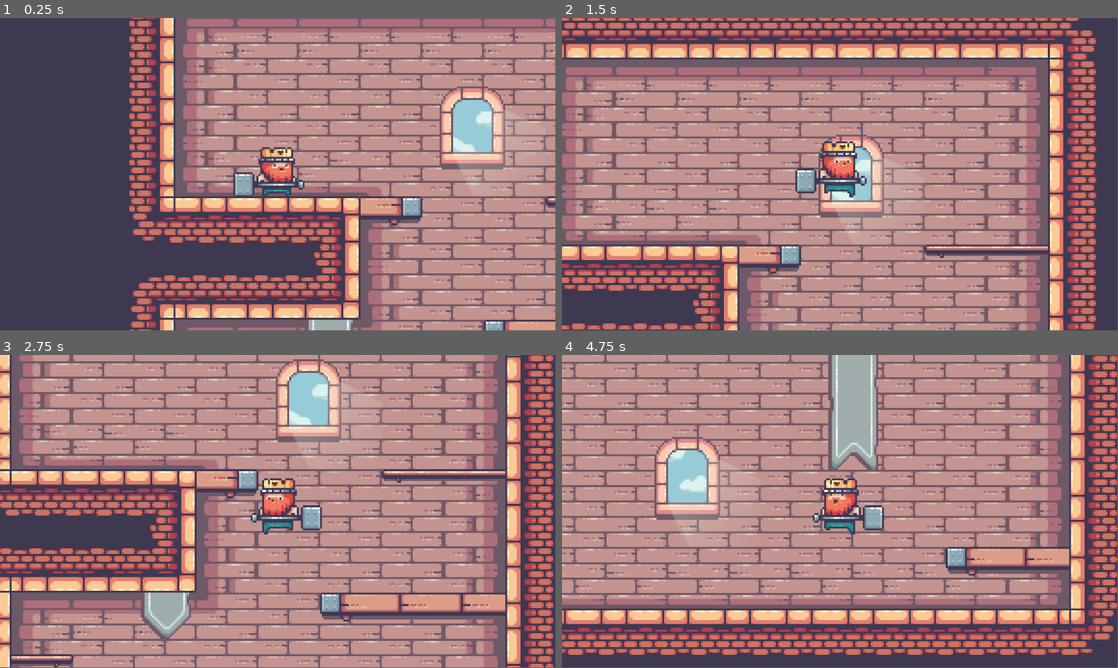
Above: before the commit, frames 1-4 (two rows, left to right).
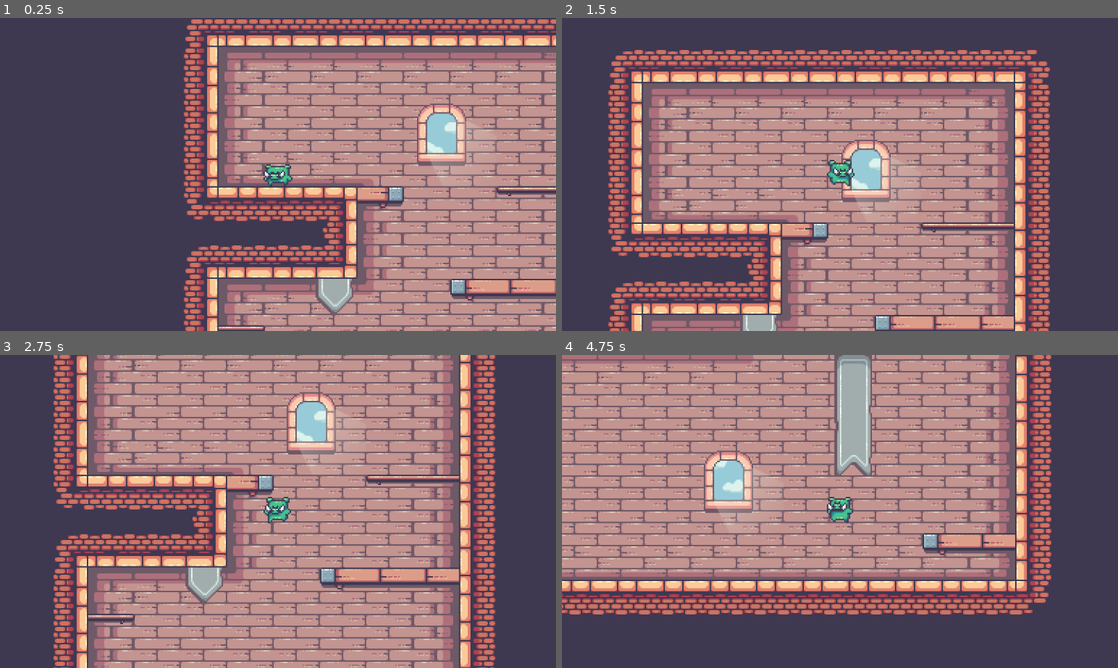
Above: after the commit, the same moments.

Repository: konkord16/KingsAndPigs
Game: Godot game, scene res://main.tscn
Same seed, same stepped clock (60 frames per second), same inputs: the game is played once before the commit and once after it.
Inputs (mouse positions are in pixels of both pictures, inside the frame that each line leads up to):
- Up to frame 1 (0.25 s): no input
- Up to frame 2 (1.5 s): move the mouse to (962, 158) at 0.52 s; hold Space (jump) 0.53-1.28 s; hold D (right) from 0.53 s (still down); click (962, 158) at 0.6 s; move the mouse to (728, 190) at 1.27 s; tap Space (jump) at 1.35 s
- Up to frame 3 (2.75 s): tap Space (jump) at 1.52, 1.82 s; click (166, 527) at 1.55 s; move the mouse to (333, 442) at 2.02 s; release D (right) at 2.03 s; hold A (left) from 2.03 s (still down); hold Space (jump) from 2.03 s (still down); click (333, 442) at 2.1 s
- Up to frame 4 (4.75 s): move the mouse to (812, 574) at 2.77 s; release A (left) at 2.78 s; release Space (jump) at 2.78 s; hold D (right) 2.78-4.28 s; click (812, 574) at 2.85 s; tap Space (jump) at 3.02, 3.32, 4.52 s; move the mouse to (1006, 558) at 3.52 s; hold Space (jump) 3.53-4.28 s; move the mouse to (673, 464) at 4.27 s; hold A (left) from 4.28 s (still down); click (673, 464) at 4.35 s
In our replay, the window is 799x449 before the commit and 800x450 after it. These sizes can differ from the game's own. Grey fills any space a smaller window leaves; there, only what the larger window draws over its background counts as a difference.

The runs differ from the first frame. In frame 1, 52% of the frame differs, in the area x 0-100%, y 0-100%; in frame 2, 67%, in the area x 0-97%, y 0-100%; in frame 3, 66%; in frame 4, 60%.

Commit message:
made a base entity script
attacking doesn't work

Diff:
--- a/CharacterBody2D.gd
+++ /dev/null
@@ -1,46 +0,0 @@
-extends CharacterBody2D
-
-const SPEED = 100.0
-const JUMP_VELOCITY = -300.0
-const GRAVITY = 20
-var grounded : bool = true
-@onready var animation_player = $AnimationPlayer
-@onready var animated_sprite = $Pivot/AnimatedSprite2D
-
-func _physics_process(_delta):
-	# Add the gravity.
-	if not is_on_floor():
-		velocity.y += GRAVITY
-
-	# Handle jump.
-	if Input.is_action_pressed("jump") and is_on_floor():
-		velocity.y = JUMP_VELOCITY
-
-	# Handle moving left/right
-	var direction = Input.get_axis("left", "right")
-	if direction:
-		velocity.x = direction * SPEED
-	else:
-		velocity.x = move_toward(velocity.x, 0, SPEED)
-
-	# Handle animations
-	if direction == 0:
-		animated_sprite.play("idle")
-	else:
-		animated_sprite.play("run")
-
-	if direction > 0:
-		$Pivot.scale.x = 1
-	elif direction < 0:
-		$Pivot.scale.x = -1
-
-	if velocity.y > 0:
-		animated_sprite.play("fall")
-	elif velocity.y < 0:
-		animated_sprite.play("jump")
-
-	if is_on_floor() and not grounded:
-		animated_sprite.play("ground")
-	grounded = is_on_floor()
-
-	move_and_slide()
--- /dev/null
+++ b/Characters/pig.gd
@@ -0,0 +1,26 @@
+extends BaseEntity
+
+const SPEED = 100.0
+const JUMP_VELOCITY = -300.0
+
+func _physics_process(_delta):
+
+	# Handle jump.
+	if Input.is_action_pressed("jump") and is_on_floor():
+		velocity.y = JUMP_VELOCITY
+
+	# Handle moving left/right
+	var direction = Input.get_axis("left", "right")
+	if direction:
+		velocity.x = direction * SPEED
+	else:
+		velocity.x = move_toward(velocity.x, 0, SPEED)
+
+	if Input.is_action_just_pressed("attack"):
+		print("pressed attack")
+		attack()
+
+
+	gravity()
+	animate()
+	move_and_slide()
--- /dev/null
+++ b/Characters/pig.tscn
@@ -0,0 +1,181 @@
+[gd_scene load_steps=14 format=3 uid="uid://cun3g41hjlqs7"]
+
+[ext_resource type="Texture2D" uid="uid://b20ikg73yopid" path="res://Sprites/03-Pig.png" id="1_1uq6v"]
+[ext_resource type="Script" path="res://Characters/pig.gd" id="1_68pb0"]
+
+[sub_resource type="RectangleShape2D" id="RectangleShape2D_2b53f"]
+size = Vector2(16, 14)
+
+[sub_resource type="Animation" id="Animation_8a6py"]
+resource_name = "idle"
+length = 1.1
+tracks/0/type = "value"
+tracks/0/imported = false
+tracks/0/enabled = true
+tracks/0/path = NodePath("Sprite2D:frame")
+tracks/0/interp = 1
+tracks/0/loop_wrap = true
+tracks/0/keys = {
+"times": PackedFloat32Array(0.005, 0.1, 0.2, 0.3, 0.4, 0.5, 0.6, 0.7, 0.8, 0.9, 1),
+"transitions": PackedFloat32Array(1, 1, 1, 1, 1, 1, 1, 1, 1, 1, 1),
+"update": 1,
+"values": [0, 1, 2, 3, 4, 5, 6, 7, 8, 9, 10]
+}
+
+[sub_resource type="Animation" id="Animation_y8gr4"]
+length = 0.001
+tracks/0/type = "value"
+tracks/0/imported = false
+tracks/0/enabled = true
+tracks/0/path = NodePath("Sprite2D:frame")
+tracks/0/interp = 1
+tracks/0/loop_wrap = true
+tracks/0/keys = {
+"times": PackedFloat32Array(0),
+"transitions": PackedFloat32Array(1),
+"update": 1,
+"values": [0]
+}
+
+[sub_resource type="Animation" id="Animation_e1b3w"]
+resource_name = "run"
+length = 0.6
+tracks/0/type = "value"
+tracks/0/imported = false
+tracks/0/enabled = true
+tracks/0/path = NodePath("Sprite2D:frame")
+tracks/0/interp = 1
+tracks/0/loop_wrap = true
+tracks/0/keys = {
+"times": PackedFloat32Array(0, 0.1, 0.2, 0.3, 0.4, 0.5),
+"transitions": PackedFloat32Array(1, 1, 1, 1, 1, 1),
+"update": 1,
+"values": [11, 12, 13, 14, 15, 16]
+}
+
+[sub_resource type="Animation" id="Animation_o0yp7"]
+resource_name = "jump"
+tracks/0/type = "value"
+tracks/0/imported = false
+tracks/0/enabled = true
+tracks/0/path = NodePath("Sprite2D:frame")
+tracks/0/interp = 1
+tracks/0/loop_wrap = true
+tracks/0/keys = {
+"times": PackedFloat32Array(0),
+"transitions": PackedFloat32Array(1),
+"update": 1,
+"values": [22]
+}
+
+[sub_resource type="Animation" id="Animation_v25ua"]
+resource_name = "fall"
+tracks/0/type = "value"
+tracks/0/imported = false
+tracks/0/enabled = true
+tracks/0/path = NodePath("Sprite2D:frame")
+tracks/0/interp = 1
+tracks/0/loop_wrap = true
+tracks/0/keys = {
+"times": PackedFloat32Array(0),
+"transitions": PackedFloat32Array(1),
+"update": 1,
+"values": [33]
+}
+
+[sub_resource type="Animation" id="Animation_sx7hp"]
+resource_name = "ground"
+tracks/0/type = "value"
+tracks/0/imported = false
+tracks/0/enabled = true
+tracks/0/path = NodePath("Sprite2D:frame")
+tracks/0/interp = 1
+tracks/0/loop_wrap = true
+tracks/0/keys = {
+"times": PackedFloat32Array(0),
+"transitions": PackedFloat32Array(1),
+"update": 1,
+"values": [44]
+}
+
+[sub_resource type="Animation" id="Animation_lattq"]
+resource_name = "attack"
+length = 0.5
+tracks/0/type = "value"
+tracks/0/imported = false
+tracks/0/enabled = true
+tracks/0/path = NodePath("Sprite2D:frame")
+tracks/0/interp = 1
+tracks/0/loop_wrap = true
+tracks/0/keys = {
+"times": PackedFloat32Array(0, 0.1, 0.2, 0.3, 0.4),
+"transitions": PackedFloat32Array(1, 1, 1, 1, 1),
+"update": 1,
+"values": [55, 56, 57, 58, 59]
+}
+
+[sub_resource type="Animation" id="Animation_ghy5t"]
+resource_name = "hit"
+length = 0.2
+tracks/0/type = "value"
+tracks/0/imported = false
+tracks/0/enabled = true
+tracks/0/path = NodePath("Sprite2D:frame")
+tracks/0/interp = 1
+tracks/0/loop_wrap = true
+tracks/0/keys = {
+"times": PackedFloat32Array(0, 0.1),
+"transitions": PackedFloat32Array(1, 1),
+"update": 1,
+"values": [66, 67]
+}
+
+[sub_resource type="Animation" id="Animation_tey3m"]
+resource_name = "dead"
+length = 0.4
+tracks/0/type = "value"
+tracks/0/imported = false
+tracks/0/enabled = true
+tracks/0/path = NodePath("Sprite2D:frame")
+tracks/0/interp = 1
+tracks/0/loop_wrap = true
+tracks/0/keys = {
+"times": PackedFloat32Array(0, 0.1, 0.2, 0.3),
+"transitions": PackedFloat32Array(1, 1, 1, 1),
+"update": 1,
+"values": [77, 78, 79, 80]
+}
+
+[sub_resource type="AnimationLibrary" id="AnimationLibrary_1d38k"]
+_data = {
+"RESET": SubResource("Animation_y8gr4"),
+"attack": SubResource("Animation_lattq"),
+"dead": SubResource("Animation_tey3m"),
+"fall": SubResource("Animation_v25ua"),
+"ground": SubResource("Animation_sx7hp"),
+"hit": SubResource("Animation_ghy5t"),
+"idle": SubResource("Animation_8a6py"),
+"jump": SubResource("Animation_o0yp7"),
+"run": SubResource("Animation_e1b3w")
+}
+
+[node name="Pig" type="CharacterBody2D"]
+script = ExtResource("1_68pb0")
+flipped = true
+
+[node name="CollisionShape2D" type="CollisionShape2D" parent="."]
+position = Vector2(0, 1)
+shape = SubResource("RectangleShape2D_2b53f")
+
+[node name="AnimationPlayer" type="AnimationPlayer" parent="."]
+libraries = {
+"": SubResource("AnimationLibrary_1d38k")
+}
+
+[node name="Sprite2D" type="Sprite2D" parent="."]
+texture = ExtResource("1_1uq6v")
+hframes = 11
+vframes = 8
+
+[node name="Camera2D" type="Camera2D" parent="."]
+zoom = Vector2(3, 3)
--- /dev/null
+++ b/Characters/player.tscn
@@ -0,0 +1,25 @@
+[gd_scene load_steps=4 format=3 uid="uid://ohdiln5ileer"]
+
+[ext_resource type="Script" path="res://Scripts/player.gd" id="1_qfc5t"]
+[ext_resource type="Texture2D" uid="uid://ct5ek15q0e3a4" path="res://Sprites/02-KingHuman.png" id="2_teahl"]
+
+[sub_resource type="RectangleShape2D" id="RectangleShape2D_nawam"]
+size = Vector2(20, 24.5)
+
+[node name="Player" type="CharacterBody2D"]
+script = ExtResource("1_qfc5t")
+
+[node name="Camera2D" type="Camera2D" parent="."]
+zoom = Vector2(4, 4)
+
+[node name="CollisionShape2D" type="CollisionShape2D" parent="."]
+position = Vector2(0, 4)
+shape = SubResource("RectangleShape2D_nawam")
+
+[node name="Sprite2D" type="Sprite2D" parent="."]
+texture = ExtResource("2_teahl")
+hframes = 11
+vframes = 10
+frame = 22
+
+[node name="AnimationPlayer" type="AnimationPlayer" parent="."]
--- /dev/null
+++ b/Scripts/base_entity.gd
@@ -0,0 +1,41 @@
+class_name BaseEntity
+extends CharacterBody2D
+
+@export var flipped : bool # For if the asset is drawn the wrong way
+const GRAVITY = 20
+var grounded : bool = true
+@onready var animation_player : AnimationPlayer = $AnimationPlayer
+@onready var sprite : Sprite2D = $Sprite2D
+
+
+func gravity():
+	if not is_on_floor():
+		velocity.y += GRAVITY
+
+func animate():
+	if velocity.x > 0:
+		sprite.scale.x = -1 if flipped else 1
+	elif velocity.x < 0:
+		sprite.scale.x = -1 if not flipped else 1
+
+	if not velocity:
+		animation_player.play("idle")
+	elif not velocity.y:
+		animation_player.play("run")
+
+	if not is_on_floor():
+		if velocity.y < 0:
+			animation_player.play("jump")
+		elif velocity.y >= 0:
+			animation_player.play("fall")
+
+	if is_on_floor() and not grounded:
+		animation_player.play("ground")
+	grounded = is_on_floor()
+
+func attack():
+	print("trying to attack")
+	animation_player.play("attack")
+	await animation_player.animation_finished
+func take_damage():
+	pass
--- /dev/null
+++ b/Scripts/player.gd
@@ -0,0 +1,22 @@
+extends BaseEntity
+
+const SPEED = 100.0
+const JUMP_VELOCITY = -300.0
+
+func _physics_process(_delta):
+	gravity()
+
+	# Handle jump.
+	if Input.is_action_pressed("jump") and is_on_floor():
+		velocity.y = JUMP_VELOCITY
+
+	# Handle moving left/right
+	var direction = Input.get_axis("left", "right")
+	if direction:
+		velocity.x = direction * SPEED
+	else:
+		velocity.x = move_toward(velocity.x, 0, SPEED)
+
+	# Handle animations
+	animate()
+	move_and_slide()
--- a/character_body_2d.tscn
+++ /dev/null
@@ -1,430 +0,0 @@
-[gd_scene load_steps=63 format=3 uid="uid://ohdiln5ileer"]
-
-[ext_resource type="Script" path="res://CharacterBody2D.gd" id="1_qfc5t"]
-[ext_resource type="Texture2D" uid="uid://cdmkijs3iqdsd" path="res://Sprites/01-King Human/Door In (78x58).png" id="2_osp6s"]
-[ext_resource type="Texture2D" uid="uid://b54seg6u4ic4q" path="res://Sprites/01-King Human/Door Out (78x58).png" id="3_ho22h"]
-[ext_resource type="Texture2D" uid="uid://bcf2nn6sxyg2j" path="res://Sprites/01-King Human/Attack (78x58).png" id="4_r3c6w"]
-[ext_resource type="Texture2D" uid="uid://buo3byqfchc4s" path="res://Sprites/01-King Human/Dead (78x58).png" id="5_rv38d"]
-[ext_resource type="Texture2D" uid="uid://cedki5jjmvokc" path="res://Sprites/01-King Human/Fall (78x58).png" id="6_hkt01"]
-[ext_resource type="Texture2D" uid="uid://ch6yk5dd4hspb" path="res://Sprites/01-King Human/Ground (78x58).png" id="7_vtq78"]
-[ext_resource type="Texture2D" uid="uid://d3v8lam7r3kx6" path="res://Sprites/01-King Human/Hit (78x58).png" id="8_gwfg2"]
-[ext_resource type="Texture2D" uid="uid://bycy17wi07wp3" path="res://Sprites/01-King Human/Idle (78x58).png" id="9_t0yvb"]
-[ext_resource type="Texture2D" uid="uid://bwn4rdoyxfvh6" path="res://Sprites/01-King Human/Jump (78x58).png" id="10_xdo2o"]
-[ext_resource type="Texture2D" uid="uid://ce8bg22skio3o" path="res://Sprites/01-King Human/Run (78x58).png" id="11_vxhy7"]
-
-[sub_resource type="RectangleShape2D" id="RectangleShape2D_nawam"]
-size = Vector2(20, 25)
-
-[sub_resource type="AtlasTexture" id="AtlasTexture_ydxyg"]
-atlas = ExtResource("2_osp6s")
-region = Rect2(0, 0, 78, 58)
-
-[sub_resource type="AtlasTexture" id="AtlasTexture_vcp88"]
-atlas = ExtResource("2_osp6s")
-region = Rect2(78, 0, 78, 58)
-
-[sub_resource type="AtlasTexture" id="AtlasTexture_xv5g6"]
-atlas = ExtResource("2_osp6s")
-region = Rect2(156, 0, 78, 58)
-
-[sub_resource type="AtlasTexture" id="AtlasTexture_mo1w2"]
-atlas = ExtResource("2_osp6s")
-region = Rect2(234, 0, 78, 58)
-
-[sub_resource type="AtlasTexture" id="AtlasTexture_wnwew"]
-atlas = ExtResource("2_osp6s")
-region = Rect2(312, 0, 78, 58)
-
-[sub_resource type="AtlasTexture" id="AtlasTexture_g16mm"]
-atlas = ExtResource("2_osp6s")
-region = Rect2(390, 0, 78, 58)
-
-[sub_resource type="AtlasTexture" id="AtlasTexture_8mo8g"]
-atlas = ExtResource("2_osp6s")
-region = Rect2(468, 0, 78, 58)
-
-[sub_resource type="AtlasTexture" id="AtlasTexture_iiygv"]
-atlas = ExtResource("2_osp6s")
-region = Rect2(546, 0, 78, 58)
-
-[sub_resource type="AtlasTexture" id="AtlasTexture_vf3o3"]
-atlas = ExtResource("3_ho22h")
-region = Rect2(0, 0, 78, 58)
-
-[sub_resource type="AtlasTexture" id="AtlasTexture_vsy1x"]
-atlas = ExtResource("3_ho22h")
-region = Rect2(78, 0, 78, 58)
-
-[sub_resource type="AtlasTexture" id="AtlasTexture_i5ub1"]
-atlas = ExtResource("3_ho22h")
-region = Rect2(156, 0, 78, 58)
-
-[sub_resource type="AtlasTexture" id="AtlasTexture_17paj"]
-atlas = ExtResource("3_ho22h")
-region = Rect2(234, 0, 78, 58)
-
-[sub_resource type="AtlasTexture" id="AtlasTexture_y87u3"]
-atlas = ExtResource("3_ho22h")
-region = Rect2(312, 0, 78, 58)
-
-[sub_resource type="AtlasTexture" id="AtlasTexture_qwonj"]
-atlas = ExtResource("3_ho22h")
-region = Rect2(390, 0, 78, 58)
-
-[sub_resource type="AtlasTexture" id="AtlasTexture_aer1u"]
-atlas = ExtResource("3_ho22h")
-region = Rect2(468, 0, 78, 58)
-
-[sub_resource type="AtlasTexture" id="AtlasTexture_2b7ox"]
-atlas = ExtResource("3_ho22h")
-region = Rect2(546, 0, 78, 58)
-
-[sub_resource type="AtlasTexture" id="AtlasTexture_3pqox"]
-atlas = ExtResource("4_r3c6w")
-region = Rect2(0, 0, 78, 58)
-
-[sub_resource type="AtlasTexture" id="AtlasTexture_no7lv"]
-atlas = ExtResource("4_r3c6w")
-region = Rect2(78, 0, 78, 58)
-
-[sub_resource type="AtlasTexture" id="AtlasTexture_5o4ga"]
-atlas = ExtResource("4_r3c6w")
-region = Rect2(156, 0, 78, 58)
-
-[sub_resource type="AtlasTexture" id="AtlasTexture_wil8e"]
-atlas = ExtResource("5_rv38d")
-region = Rect2(0, 0, 78, 58)
-
-[sub_resource type="AtlasTexture" id="AtlasTexture_3s4a3"]
-atlas = ExtResource("5_rv38d")
-region = Rect2(78, 0, 78, 58)
-
-[sub_resource type="AtlasTexture" id="AtlasTexture_tsrho"]
-atlas = ExtResource("5_rv38d")
-region = Rect2(156, 0, 78, 58)
-
-[sub_resource type="AtlasTexture" id="AtlasTexture_m218p"]
-atlas = ExtResource("5_rv38d")
-region = Rect2(234, 0, 78, 58)
-
-[sub_resource type="AtlasTexture" id="AtlasTexture_utwgq"]
-atlas = ExtResource("6_hkt01")
-region = Rect2(0, 0, 78, 58)
-
-[sub_resource type="AtlasTexture" id="AtlasTexture_6fo7e"]
-atlas = ExtResource("7_vtq78")
-region = Rect2(0, 0, 78, 58)
-
-[sub_resource type="AtlasTexture" id="AtlasTexture_u4b60"]
-atlas = ExtResource("8_gwfg2")
-region = Rect2(0, 0, 78, 58)
-
-[sub_resource type="AtlasTexture" id="AtlasTexture_cafwr"]
-atlas = ExtResource("8_gwfg2")
-region = Rect2(78, 0, 78, 58)
-
-[sub_resource type="AtlasTexture" id="AtlasTexture_2grbp"]
-atlas = ExtResource("9_t0yvb")
-region = Rect2(0, 0, 78, 58)
-
-[sub_resource type="AtlasTexture" id="AtlasTexture_uwlxn"]
-atlas = ExtResource("9_t0yvb")
-region = Rect2(78, 0, 78, 58)
-
-[sub_resource type="AtlasTexture" id="AtlasTexture_xfa2u"]
-atlas = ExtResource("9_t0yvb")
-region = Rect2(156, 0, 78, 58)
-
-[sub_resource type="AtlasTexture" id="AtlasTexture_sonhm"]
-atlas = ExtResource("9_t0yvb")
-region = Rect2(234, 0, 78, 58)
-
-[sub_resource type="AtlasTexture" id="AtlasTexture_m3pa7"]
-atlas = ExtResource("9_t0yvb")
-region = Rect2(312, 0, 78, 58)
-
-[sub_resource type="AtlasTexture" id="AtlasTexture_jk1lm"]
-atlas = ExtResource("9_t0yvb")
-region = Rect2(390, 0, 78, 58)
-
-[sub_resource type="AtlasTexture" id="AtlasTexture_74vrv"]
-atlas = ExtResource("9_t0yvb")
-region = Rect2(468, 0, 78, 58)
-
-[sub_resource type="AtlasTexture" id="AtlasTexture_urmdb"]
-atlas = ExtResource("9_t0yvb")
-region = Rect2(546, 0, 78, 58)
-
-[sub_resource type="AtlasTexture" id="AtlasTexture_hn0x0"]
-atlas = ExtResource("9_t0yvb")
-region = Rect2(624, 0, 78, 58)
-
-[sub_resource type="AtlasTexture" id="AtlasTexture_3u31q"]
-atlas = ExtResource("9_t0yvb")
-region = Rect2(702, 0, 78, 58)
-
-[sub_resource type="AtlasTexture" id="AtlasTexture_ix7lb"]
-atlas = ExtResource("9_t0yvb")
-region = Rect2(780, 0, 78, 58)
-
-[sub_resource type="AtlasTexture" id="AtlasTexture_2o5rg"]
-atlas = ExtResource("10_xdo2o")
-region = Rect2(0, 0, 78, 58)
-
-[sub_resource type="AtlasTexture" id="AtlasTexture_lj1xl"]
-atlas = ExtResource("11_vxhy7")
-region = Rect2(0, 0, 78, 58)
-
-[sub_resource type="AtlasTexture" id="AtlasTexture_0k01p"]
-atlas = ExtResource("11_vxhy7")
-region = Rect2(78, 0, 78, 58)
-
-[sub_resource type="AtlasTexture" id="AtlasTexture_cw1n7"]
-atlas = ExtResource("11_vxhy7")
-region = Rect2(156, 0, 78, 58)
-
-[sub_resource type="AtlasTexture" id="AtlasTexture_e2g0k"]
-atlas = ExtResource("11_vxhy7")
-region = Rect2(234, 0, 78, 58)
-
-[sub_resource type="AtlasTexture" id="AtlasTexture_1qafy"]
-atlas = ExtResource("11_vxhy7")
-region = Rect2(312, 0, 78, 58)
-
-[sub_resource type="AtlasTexture" id="AtlasTexture_cm3el"]
-atlas = ExtResource("11_vxhy7")
-region = Rect2(390, 0, 78, 58)
-
-[sub_resource type="AtlasTexture" id="AtlasTexture_piaml"]
-atlas = ExtResource("11_vxhy7")
-region = Rect2(468, 0, 78, 58)
-
-[sub_resource type="AtlasTexture" id="AtlasTexture_rbttk"]
-atlas = ExtResource("11_vxhy7")
-region = Rect2(546, 0, 78, 58)
-
-[sub_resource type="SpriteFrames" id="SpriteFrames_1hbxr"]
-animations = [{
-"frames": [{
-"duration": 1.0,
-"texture": SubResource("AtlasTexture_ydxyg")
-}, {
-"duration": 1.0,
-"texture": SubResource("AtlasTexture_vcp88")
-}, {
-"duration": 1.0,
-"texture": SubResource("AtlasTexture_xv5g6")
-}, {
-"duration": 1.0,
-"texture": SubResource("AtlasTexture_mo1w2")
-}, {
-"duration": 1.0,
-"texture": SubResource("AtlasTexture_wnwew")
-}, {
-"duration": 1.0,
-"texture": SubResource("AtlasTexture_g16mm")
-}, {
-"duration": 1.0,
-"texture": SubResource("AtlasTexture_8mo8g")
-}, {
-"duration": 1.0,
-"texture": SubResource("AtlasTexture_iiygv")
-}],
-"loop": true,
-"name": &"DIn",
-"speed": 10.0
-}, {
-"frames": [{
-"duration": 1.0,
-"texture": SubResource("AtlasTexture_vf3o3")
-}, {
-"duration": 1.0,
-"texture": SubResource("AtlasTexture_vsy1x")
-}, {
-"duration": 1.0,
-"texture": SubResource("AtlasTexture_i5ub1")
-}, {
-"duration": 1.0,
-"texture": SubResource("AtlasTexture_17paj")
-}, {
-"duration": 1.0,
-"texture": SubResource("AtlasTexture_y87u3")
-}, {
-"duration": 1.0,
-"texture": SubResource("AtlasTexture_qwonj")
-}, {
-"duration": 1.0,
-"texture": SubResource("AtlasTexture_aer1u")
-}, {
-"duration": 1.0,
-"texture": SubResource("AtlasTexture_2b7ox")
-}],
-"loop": true,
-"name": &"Dout",
-"speed": 10.0
-}, {
-"frames": [{
-"duration": 1.0,
-"texture": SubResource("AtlasTexture_3pqox")
-}, {
-"duration": 1.0,
-"texture": SubResource("AtlasTexture_no7lv")
-}, {
-"duration": 1.0,
-"texture": SubResource("AtlasTexture_5o4ga")
-}],
-"loop": true,
-"name": &"attack",
-"speed": 10.0
-}, {
-"frames": [{
-"duration": 1.0,
-"texture": SubResource("AtlasTexture_wil8e")
-}, {
-"duration": 1.0,
-"texture": SubResource("AtlasTexture_3s4a3")
-}, {
-"duration": 1.0,
-"texture": SubResource("AtlasTexture_tsrho")
-}, {
-"duration": 1.0,
-"texture": SubResource("AtlasTexture_m218p")
-}],
-"loop": true,
-"name": &"dead",
-"speed": 10.0
-}, {
-"frames": [{
-"duration": 1.0,
-"texture": SubResource("AtlasTexture_utwgq")
-}],
-"loop": true,
-"name": &"fall",
-"speed": 5.0
-}, {
-"frames": [{
-"duration": 1.0,
-"texture": SubResource("AtlasTexture_6fo7e")
-}],
-"loop": true,
-"name": &"ground",
-"speed": 5.0
-}, {
-"frames": [{
-"duration": 1.0,
-"texture": SubResource("AtlasTexture_u4b60")
-}, {
-"duration": 1.0,
-"texture": SubResource("AtlasTexture_cafwr")
-}],
-"loop": true,
-"name": &"hit",
-"speed": 10.0
-}, {
-"frames": [{
-"duration": 1.0,
-"texture": SubResource("AtlasTexture_2grbp")
-}, {
-"duration": 1.0,
-"texture": SubResource("AtlasTexture_uwlxn")
-}, {
-"duration": 1.0,
-"texture": SubResource("AtlasTexture_xfa2u")
-}, {
-"duration": 1.0,
-"texture": SubResource("AtlasTexture_sonhm")
-}, {
-"duration": 1.0,
-"texture": SubResource("AtlasTexture_m3pa7")
-}, {
-"duration": 1.0,
-"texture": SubResource("AtlasTexture_jk1lm")
-}, {
-"duration": 1.0,
-"texture": SubResource("AtlasTexture_74vrv")
-}, {
-"duration": 1.0,
-"texture": SubResource("AtlasTexture_urmdb")
-}, {
-"duration": 1.0,
-"texture": SubResource("AtlasTexture_hn0x0")
-}, {
-"duration": 1.0,
-"texture": SubResource("AtlasTexture_3u31q")
-}, {
-"duration": 1.0,
-"texture": SubResource("AtlasTexture_ix7lb")
-}],
-"loop": true,
-"name": &"idle",
-"speed": 10.0
-}, {
-"frames": [{
-"duration": 1.0,
-"texture": SubResource("AtlasTexture_2o5rg")
-}],
-"loop": true,
-"name": &"jump",
-"speed": 5.0
-}, {
-"frames": [{
-"duration": 1.0,
-"texture": SubResource("AtlasTexture_lj1xl")
-}, {
-"duration": 1.0,
-"texture": SubResource("AtlasTexture_0k01p")
-}, {
-"duration": 1.0,
-"texture": SubResource("AtlasTexture_cw1n7")
-}, {
-"duration": 1.0,
-"texture": SubResource("AtlasTexture_e2g0k")
-}, {
-"duration": 1.0,
-"texture": SubResource("AtlasTexture_1qafy")
-}, {
-"duration": 1.0,
-"texture": SubResource("AtlasTexture_cm3el")
-}, {
-"duration": 1.0,
-"texture": SubResource("AtlasTexture_piaml")
-}, {
-"duration": 1.0,
-"texture": SubResource("AtlasTexture_rbttk")
-}],
-"loop": true,
-"name": &"run",
-"speed": 10.0
-}]
-
-[sub_resource type="Animation" id="Animation_vju1q"]
-resource_name = "new_animation"
-
-[sub_resource type="AnimationLibrary" id="AnimationLibrary_xy2bc"]
-_data = {
-"new_animation": SubResource("Animation_vju1q")
-}
-
-[node name="CharacterBody2D" type="CharacterBody2D"]
-script = ExtResource("1_qfc5t")
-
-[node name="Camera2D" type="Camera2D" parent="."]
-zoom = Vector2(4, 4)
-
-[node name="CollisionShape2D" type="CollisionShape2D" parent="."]
-position = Vector2(0, -1)
-shape = SubResource("RectangleShape2D_nawam")
-
-[node name="Pivot" type="Node2D" parent="."]
-
-[node name="AnimatedSprite2D" type="AnimatedSprite2D" parent="Pivot"]
-position = Vector2(7, -3)
-sprite_frames = SubResource("SpriteFrames_1hbxr")
-animation = &"hit"
-autoplay = "idle"
-frame_progress = 0.420372
-
-[node name="AnimationPlayer" type="AnimationPlayer" parent="."]
-libraries = {
-"": SubResource("AnimationLibrary_xy2bc")
-}
--- a/main.tscn
+++ b/main.tscn
@@ -2,7 +2,7 @@
 
 [ext_resource type="Texture2D" uid="uid://dpu1jb32s17q2" path="res://Sprites/14-TileSets/Terrain (32x32).png" id="1_pnecx"]
 [ext_resource type="Texture2D" uid="uid://dryry1se4xi51" path="res://Sprites/14-TileSets/Decorations (32x32).png" id="2_ny1mo"]
-[ext_resource type="PackedScene" uid="uid://ohdiln5ileer" path="res://character_body_2d.tscn" id="3_744pc"]
+[ext_resource type="PackedScene" uid="uid://cun3g41hjlqs7" path="res://Characters/pig.tscn" id="3_fljir"]
 
 [sub_resource type="TileMapPattern" id="TileMapPattern_1moba"]
 tile_data = PackedInt32Array(0, 458754, 1, 65536, 196610, 2, 1, 131074, 3)
@@ -437,5 +437,5 @@
 layer_0/tile_data = PackedInt32Array(131065, 458754, 1, 196601, 196610, 2, 262137, 196610, 2, 327673, 196610, 2, 393209 …(17398 unchanged characters)…
 layer_1/tile_data = PackedInt32Array(-131074, 262147, 1, -393215, 262147, 2, -393212, 131075, 1, -393211, 196611, 1, -5 …(381 unchanged characters)…
 
-[node name="CharacterBody2D" parent="." instance=ExtResource("3_744pc")]
-position = Vector2(-11, -223)
+[node name="Pig" parent="." instance=ExtResource("3_fljir")]
+position = Vector2(-23, -229)
--- a/project.godot
+++ b/project.godot
@@ -16,6 +16,10 @@
 run/max_fps=60
 config/icon="res://icon.svg"
 
+[display]
+
+window/stretch/mode="viewport"
+
 [input]
 
 left={
@@ -33,6 +37,11 @@
 "events": [Object(InputEventKey,"resource_local_to_scene":false,"resource_name":"","device":-1,"window_id":0,"alt_pressed":false,"shift_pressed":false,"ctrl_pressed":false,"meta_pressed":false,"pressed":false,"keycode":0,"physical_keycode":32,"key_label":0,"unicode":32,"echo":false,"script":null)
 ]
 }
+attack={
+"deadzone": 0.5,
+"events": [Object(InputEventMouseButton,"resource_local_to_scene":false,"resource_name":"","device":-1,"window_id":0,"alt_pressed":false,"shift_pressed":false,"ctrl_pressed":false,"meta_pressed":false,"button_mask":1,"position":Vector2(115, 16),"global_position":Vector2(119, 57),"factor":1.0,"button_index":1,"canceled":false,"pressed":true,"double_click":false,"script":null)
+]
+}
 
 [layer_names]
 
Binary file added: Sprites/02-KingHuman.png
Not shown, added: Sprites/02-KingHuman.png.import
Binary file added: Sprites/03-Pig.png
Not shown, added: Sprites/03-Pig.png.import
Not shown, added: Sprites/03-B115.tmp
